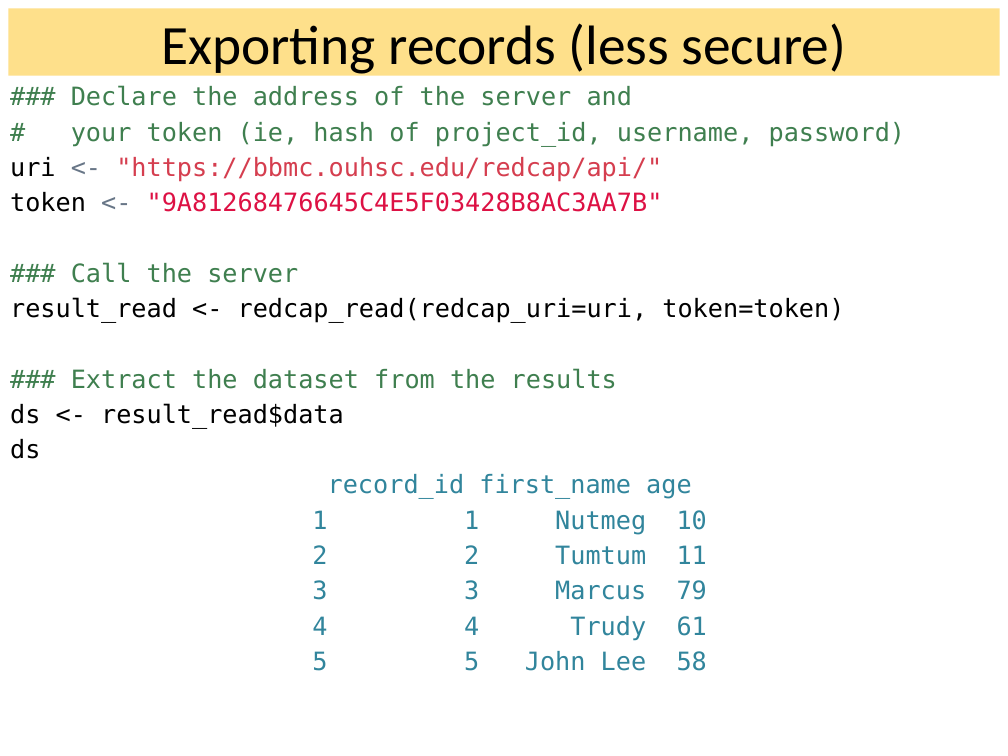
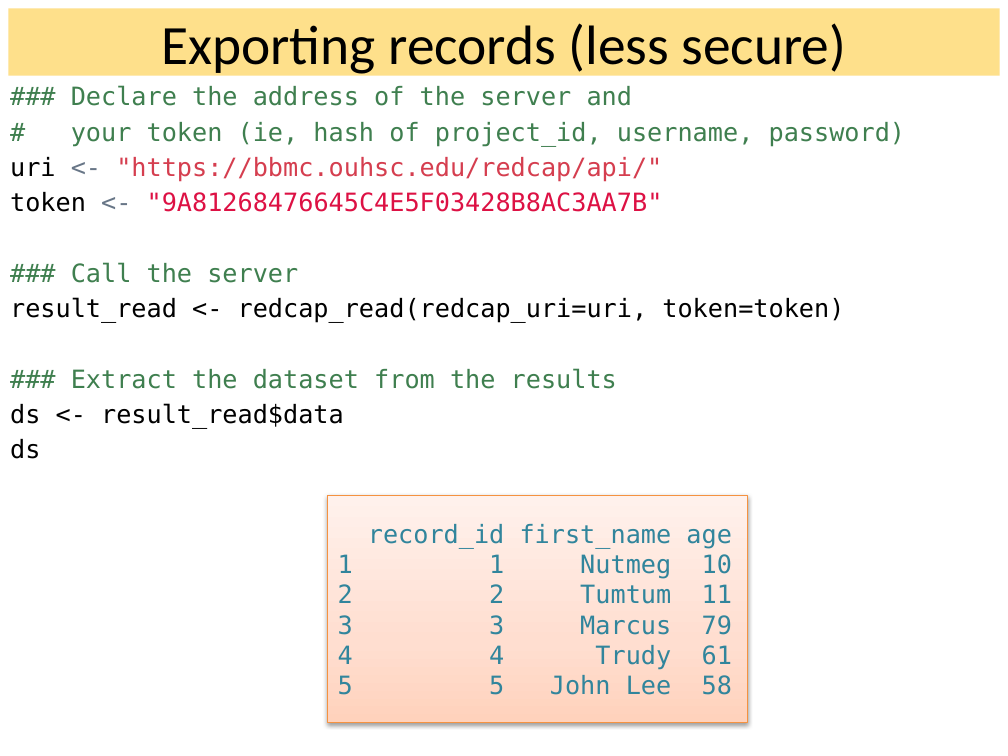
Before and after one commit to OuhscBbmc/StatisticalComputing, a slide deck: slide 19 of 2014_Presentations/09_September/LiterateProgrammingPatternsAndPracticesWithREDCap.pptx (slide 17 before the commit). Drawn at 1008x756 pixels with LibreOffice and Linux fonts; fonts in the diff are those of the drawing. Boxes give left, top, right and bottom in pixels: in the first picture for what was removed or moved away, otherwise in the second. Text is boxed around its words. In the diff, an @@ line names an element or a change of style, - is before the commit and + after.

```diff
--- a/2014_Presentations/09_September/LiterateProgrammingPatternsAndPracticesWithREDCap.pptx
+++ b/2014_Presentations/09_September/LiterateProgrammingPatternsAndPracticesWithREDCap.pptx
@@ text at [312,474,707,671]: paragraphs removed @@
-record_id first_name age
-1 1 Nutmeg 10
-2 2 Tumtum 11
-3 3 Marcus 79
-4 4 Trudy 61
-5 5 John Lee 58
@@ rectangle added at [328,496,748,723], fill gradient #FFD2BD to #FFDED0 to #FFF2ED, outline #F69240 0.75 pt, 18 pt, text #31859C @@
+record_id first_name age
+1 1 Nutmeg 10
+2 2 Tumtum 11
+3 3 Marcus 79
+4 4 Trudy 61
+5 5 John Lee 58
```
Also in this commit, not shown: 10 other slides changed, 7 slides added.
